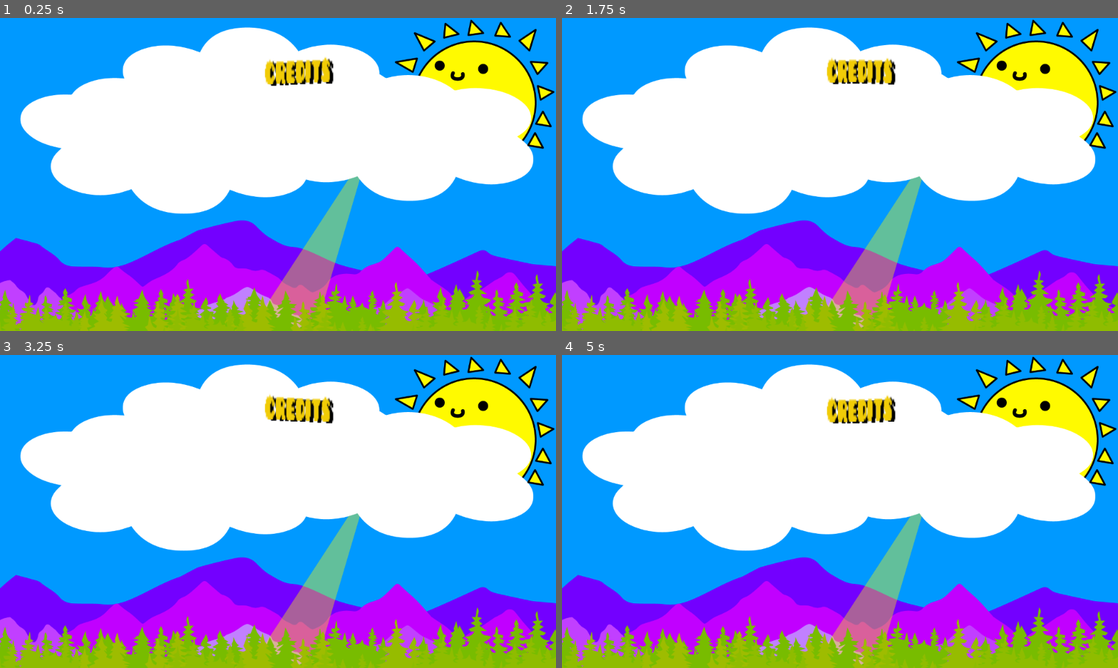
Above: before the commit, frames 1-4 (two rows, left to right).
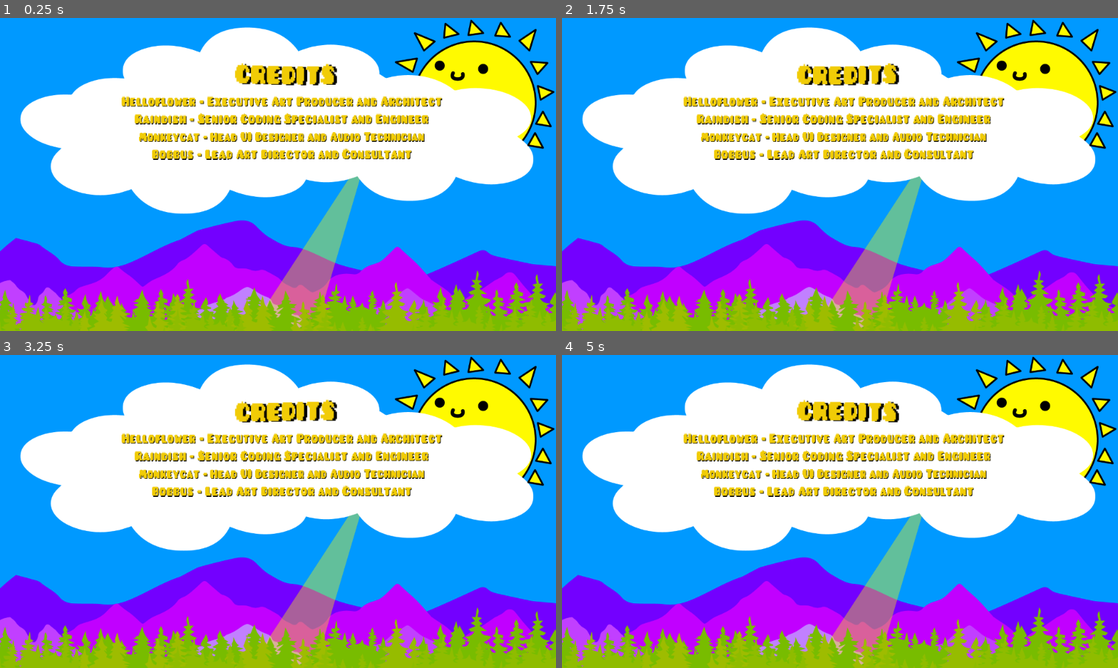
Above: after the commit, the same moments.

Repository: danreeves/godot-wild-jam-33
Game: Godot game, scene res://Levels/Credits.tscn
Same seed, same stepped clock (60 frames per second), same inputs: the game is played once before the commit and once after it. This scene is started directly instead of the project's main scene.
Inputs (mouse positions are in pixels of both pictures, inside the frame that each line leads up to):
- Up to frame 1 (0.25 s): no input
- Up to frame 2 (1.75 s): move the mouse to (962, 158) at 0.52 s; click (962, 158) at 0.67 s; move the mouse to (728, 190) at 1.27 s; click (728, 190) at 1.42 s
- Up to frame 3 (3.25 s): move the mouse to (333, 442) at 2.02 s; click (333, 442) at 2.17 s; move the mouse to (250, 574) at 2.77 s; click (250, 574) at 2.92 s
- Up to frame 4 (5 s): move the mouse to (1006, 558) at 3.52 s; click (1006, 558) at 3.67 s; move the mouse to (673, 464) at 4.27 s; click (673, 464) at 4.42 s

The runs differ from the first frame. In frame 1, 6.4% of the frame differs, in the area x 21-80%, y 12-46%; in frame 2, 6.4%; in frame 3, 6.4%; in frame 4, 6.4%.

Commit message:
credits

Diff:
--- a/Levels/Credits.tscn
+++ b/Levels/Credits.tscn
@@ -1,11 +1,27 @@
-[gd_scene load_steps=4 format=2]
+[gd_scene load_steps=8 format=2]
 
 [ext_resource path="res://assets/Art/Decor/decor_title.png" type="Texture" id=1]
 [ext_resource path="res://PixelatedPusab.ttf" type="DynamicFontData" id=2]
 
 [sub_resource type="DynamicFont" id=1]
-size = 25
+size = 40
 use_filter = true
+font_data = ExtResource( 2 )
+
+[sub_resource type="DynamicFont" id=2]
+size = 20
+font_data = ExtResource( 2 )
+
+[sub_resource type="DynamicFont" id=3]
+size = 20
+font_data = ExtResource( 2 )
+
+[sub_resource type="DynamicFont" id=4]
+size = 19
+font_data = ExtResource( 2 )
+
+[sub_resource type="DynamicFont" id=5]
+size = 20
 font_data = ExtResource( 2 )
 
 [node name="Control" type="Control"]
@@ -30,17 +46,20 @@
 [node name="VBoxContainer" type="VBoxContainer" parent="TextureRect"]
 anchor_left = 0.5
 anchor_right = 0.5
-margin_left = -150.0
-margin_right = 100.0
-margin_bottom = 270.0
-rect_scale = Vector2( 1.61157, 4.1133 )
+margin_left = -450.0
+margin_top = 40.0
+margin_right = 158.0
+margin_bottom = 218.0
+rect_rotation = -0.0524937
+rect_scale = Vector2( 1.51869, 2.11147 )
+alignment = 1
 __meta__ = {
 "_edit_use_anchors_": false
 }
 
 [node name="RichTextLabel" type="RichTextLabel" parent="TextureRect/VBoxContainer"]
-margin_right = 250.0
-margin_bottom = 54.0
+margin_right = 608.0
+margin_bottom = 82.0
 custom_fonts/normal_font = SubResource( 1 )
 custom_colors/default_color = Color( 0.94902, 0.803922, 0.027451, 1 )
 custom_colors/font_color_shadow = Color( 0, 0, 0, 1 )
@@ -50,3 +69,44 @@
 bbcode_text = "[wave amp=10 rate=10][center] CREDITS"
 text = " CREDITS"
 fit_content_height = true
+
+[node name="Label" type="Label" parent="TextureRect/VBoxContainer"]
+margin_top = 86.0
+margin_right = 608.0
+margin_bottom = 106.0
+custom_fonts/font = SubResource( 2 )
+custom_colors/font_color = Color( 0.94902, 0.803922, 0.027451, 1 )
+custom_colors/font_color_shadow = Color( 0, 0, 0, 1 )
+text = "Helloflower - Executive Art Producer and Architect"
+align = 1
+valign = 1
+
+[node name="Label2" type="Label" parent="TextureRect/VBoxContainer"]
+margin_top = 110.0
+margin_right = 608.0
+margin_bottom = 130.0
+custom_fonts/font = SubResource( 3 )
+custom_colors/font_color = Color( 0.94902, 0.803922, 0.027451, 1 )
+custom_colors/font_color_shadow = Color( 0, 0, 0, 1 )
+text = "Raindish - Senior Coding Specialist and Engineer"
+align = 1
+
+[node name="Label3" type="Label" parent="TextureRect/VBoxContainer"]
+margin_top = 134.0
+margin_right = 608.0
+margin_bottom = 154.0
+custom_fonts/font = SubResource( 4 )
+custom_colors/font_color = Color( 0.94902, 0.803922, 0.027451, 1 )
+custom_colors/font_color_shadow = Color( 0, 0, 0, 1 )
+text = "Monkeycat - Head UI Designer and Audio Technician"
+align = 1
+
+[node name="Label4" type="Label" parent="TextureRect/VBoxContainer"]
+margin_top = 158.0
+margin_right = 608.0
+margin_bottom = 178.0
+custom_fonts/font = SubResource( 5 )
+custom_colors/font_color = Color( 0.94902, 0.803922, 0.027451, 1 )
+custom_colors/font_color_shadow = Color( 0, 0, 0, 1 )
+text = "Bobbus - Lead Art Director and Consultant"
+align = 1
